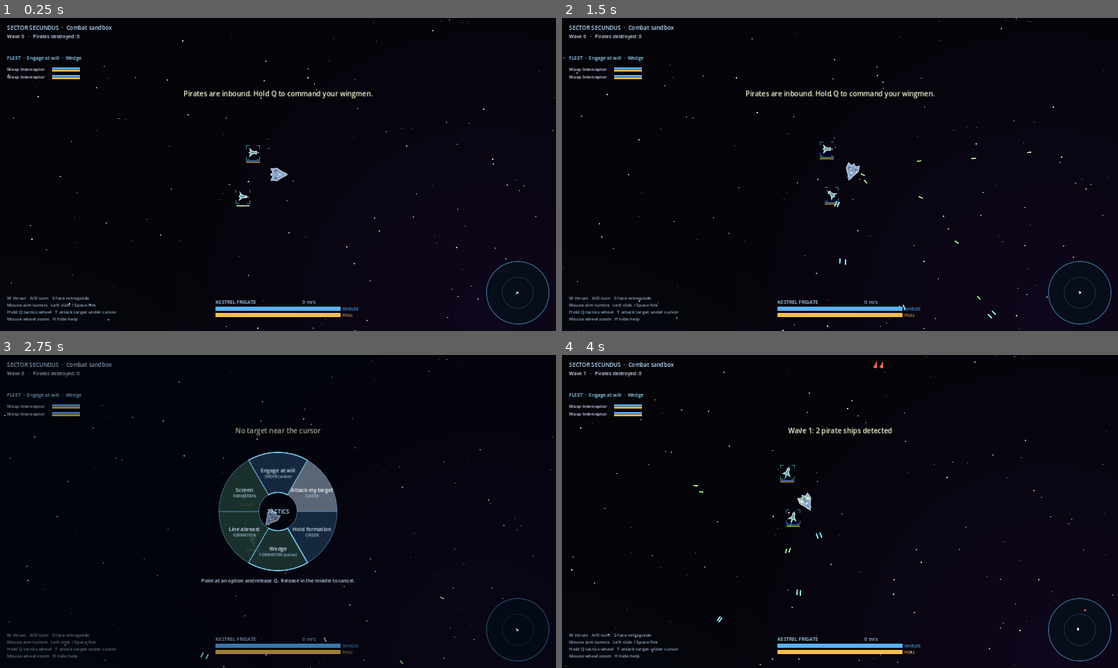
Above: before the commit, frames 1-4 (two rows, left to right).
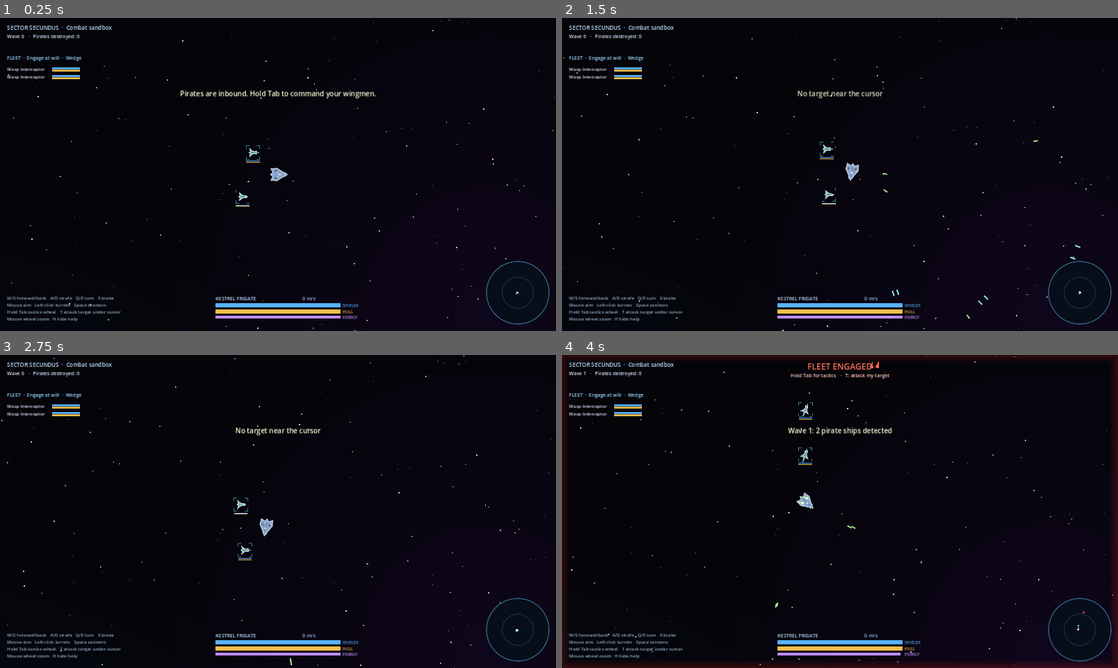
Above: after the commit, the same moments.

Repository: Donkey-Haute-01000001/Starry-Cluster
Game: Godot game, scene res://scenes/main.tscn
The game is run twice, just before and just after one commit, with the same random seed, the same clock (stepped at 60 frames per second) and the same inputs.
Inputs (mouse positions are in pixels of both pictures, inside the frame that each line leads up to):
- Up to frame 1 (0.25 s): no input
- Up to frame 2 (1.5 s): move the mouse to (962, 158) at 0.52 s; hold Right (turn_right) 0.53-1.25 s; hold Space (fire, bound only before the commit) 0.53-1.25 s; click (962, 158) at 0.67 s; tap Tab (tactics, bound only after the commit) at 0.8 s; drag from (728, 190) to (812, 237) at 1.27 s
- Up to frame 3 (2.75 s): move the mouse to (333, 442) at 2.02 s; hold Right (turn_right) from 2.03 s (still down); hold Q (tactics, bound only before the commit) from 2.03 s (still down); click (333, 442) at 2.17 s; tap T (target) at 2.3 s
- Up to frame 4 (4 s): release Right (turn_right) at 2.75 s; release Q (tactics, bound only before the commit) at 2.75 s; drag from (812, 574) to (673, 464) at 2.77 s; move the mouse to (1006, 558) at 3.52 s; press the mouse at (1006, 558) at 3.53 s; hold Left (turn_left) from 3.53 s (still down); tap E at 3.8 s

The runs differ from the first frame. In frame 1, 2.0% of the frame differs, in the area x 2-68%, y 23-97%; in frame 2, 2.2%; in frame 3, 8.7%, in the area x 0-100%, y 0-100%; in frame 4, 5.3%.

Commit message:
Rework flight and controls to the locked design
- Newtonian flight with no drag and a hard top speed per hull
- Ship-relative omni thrusters: W/S forward/back, A/D strafe, Q/E turn
- Hold X for brake assist using the real thrusters
- Left click fires turrets, Space fires forward cannons, Tab opens tactics
- Built-in reactor and energy bar: guns, shield recharge and thrusters draw
- AI flies with the new model; HUD shows energy, brake and drift marker

Co-Authored-By: Claude Opus 5.5 <noreply@anthropic.com>
Claude-Session: https://claude.ai/code/session_01YXxgp1YtVA7C529zjxE9bR

Diff:
--- a/scripts/ai_controller.gd
+++ b/scripts/ai_controller.gd
@@ -69,9 +69,11 @@
 	if _valid(target):
 		_attack(delta, target)
 	else:
-		ship.in_thrust = 0.0
+		# Nothing to fight: kill the drift and wait.
+		ship.in_move = Vector2.ZERO
 		ship.in_turn = 0.0
-		ship.in_fire = false
+		ship.in_brake = true
+		_set_fire(false)
 
 
 # --- Behaviours ----------------------------------------------------------
@@ -81,7 +83,8 @@
 	var dist := to_t.length()
 	var lead := _lead_point(t)
 	ship.aim_point = lead
-	ship.in_fire = dist < ship.max_range() * 1.05
+	ship.in_brake = false
+	_set_fire(dist < ship.max_range() * 1.05)
 
 	if ship.def["role"] == "gunship":
 		# Orbit at turret range, nose roughly toward the target for any forward guns.
@@ -95,13 +98,17 @@
 	if _state == "extend":
 		var away := (-to_t).normalized().rotated(0.6 * _orbit_dir)
 		_face(away.angle())
-		ship.in_thrust = 1.0
+		ship.in_move = Vector2(1.0, 0.0)
 		if _state_t <= 0.0 or dist > ship.max_range() * 0.9:
 			_state = "attack"
 		return
 	_face((lead - ship.global_position).angle())
 	var facing_err := absf(wrapf((lead - ship.global_position).angle() - ship.rotation, -PI, PI))
-	ship.in_thrust = 1.0 if facing_err < 0.6 and dist > 140.0 else 0.3
+	# Main engine toward the target; side thrusters cancel drift across the line of attack.
+	var want_vel := t.velocity + to_t.normalized() * ship.max_speed
+	var local_dv := (want_vel - ship.velocity).rotated(-ship.rotation)
+	var fwd := 1.0 if facing_err < 0.6 and dist > 140.0 else 0.3
+	ship.in_move = Vector2(fwd, clampf(local_dv.y / 150.0, -1.0, 1.0))
 	if dist < 150.0 + ship.radius + t.radius:
 		_state = "extend"
 		_state_t = randf_range(0.8, 1.4)
@@ -111,26 +118,39 @@
 func _shoot_at(t: Ship) -> void:
 	if _valid(t):
 		ship.aim_point = _lead_point(t)
-		ship.in_fire = true
+		_set_fire(true)
 	else:
 		ship.aim_point = ship.global_position + ship.forward() * 200.0
-		ship.in_fire = false
+		_set_fire(false)
+
+
+func _set_fire(on: bool) -> void:
+	ship.in_fire_aimed = on
+	ship.in_fire_fixed = on
 
 
 ## Steer toward a point while matching a reference velocity; settle facing rest_heading.
+## With no drag the AI has to burn against its own drift, using every thruster it has.
 func _fly_to(point: Vector2, match_vel: Vector2, rest_heading: float) -> void:
+	ship.in_brake = false
 	var offset := point - ship.global_position
 	var desired := match_vel + offset.limit_length(ship.max_speed) * 1.6
 	desired = desired.limit_length(ship.max_speed)
 	var dv := desired - ship.velocity
-	if dv.length() < 25.0 and offset.length() < 40.0:
+	if dv.length() < 15.0 and offset.length() < 40.0:
 		_face(rest_heading)
-		ship.in_thrust = 0.0
+		ship.in_move = Vector2.ZERO
 		return
-	var want := dv.angle()
-	_face(want)
-	var err := absf(wrapf(want - ship.rotation, -PI, PI))
-	ship.in_thrust = clampf(dv.length() / 120.0, 0.0, 1.0) if err < 0.45 else 0.0
+	# Big corrections: point the main engine at the burn. Small ones: keep facing
+	# where we want to and trim with the maneuvering thrusters.
+	if dv.length() > 160.0:
+		_face(dv.angle())
+	else:
+		_face(rest_heading)
+	var local := dv.rotated(-ship.rotation)
+	var cap_x := ship.accel if local.x > 0.0 else ship.reverse_accel
+	ship.in_move = Vector2(clampf(local.x / (cap_x * 0.25), -1.0, 1.0),
+		clampf(local.y / (ship.side_accel * 0.25), -1.0, 1.0))
 
 
 func _face(angle: float) -> void:
--- a/scripts/data.gd
+++ b/scripts/data.gd
@@ -1,28 +1,31 @@
 extends Node
 ## Game content, kept as data so new ships and weapons are easy to add.
 ## Ships face +X (to the right) at rotation 0. Units: pixels, seconds, degrees.
+## Hulls: "accel" is the main engine; "side_thrust" and "reverse_thrust" are the
+## maneuvering thrusters as a fraction of it. "energy" is the built-in reactor's
+## capacity and "energy_regen" its output per second. Weapons cost "energy" per shot.
 
 var weapons := {
 	# Fixed guns: fire straight ahead (with a small gimbal). Hit harder for the space they use.
 	"pulse_cannon": {
 		"name": "Pulse Cannon", "kind": "gun",
-		"damage": 16.0, "cooldown": 0.16, "speed": 1050.0, "range": 760.0,
+		"damage": 16.0, "cooldown": 0.16, "energy": 3.0, "speed": 1050.0, "range": 760.0,
 		"gimbal": 8.0, "spread": 1.5, "color": Color(0.55, 0.9, 1.0), "size": 3.0,
 	},
 	"raider_gun": {
 		"name": "Scrap Blaster", "kind": "gun",
-		"damage": 9.0, "cooldown": 0.22, "speed": 900.0, "range": 650.0,
+		"damage": 9.0, "cooldown": 0.22, "energy": 2.0, "speed": 900.0, "range": 650.0,
 		"gimbal": 5.0, "spread": 3.0, "color": Color(1.0, 0.55, 0.3), "size": 3.0,
 	},
 	# Turrets: rotate toward the aim point at a limited traverse speed.
 	"light_turret": {
 		"name": "Light Turret", "kind": "turret",
-		"damage": 9.0, "cooldown": 0.2, "speed": 820.0, "range": 640.0,
+		"damage": 9.0, "cooldown": 0.2, "energy": 2.5, "speed": 820.0, "range": 640.0,
 		"traverse": 200.0, "spread": 2.0, "color": Color(0.7, 1.0, 0.6), "size": 2.5,
 	},
 	"pirate_turret": {
 		"name": "Rusty Turret", "kind": "turret",
-		"damage": 8.0, "cooldown": 0.28, "speed": 700.0, "range": 600.0,
+		"damage": 8.0, "cooldown": 0.28, "energy": 2.0, "speed": 700.0, "range": 600.0,
 		"traverse": 120.0, "spread": 4.0, "color": Color(1.0, 0.75, 0.35), "size": 2.5,
 	},
 }
@@ -31,7 +34,8 @@
 	"kestrel": {
 		"name": "Kestrel Frigate", "role": "gunship",
 		"hull": 650.0, "shields": 450.0, "shield_regen": 30.0, "regen_delay": 2.5,
-		"accel": 300.0, "max_speed": 330.0, "turn": 150.0, "radius": 24.0,
+		"accel": 300.0, "side_thrust": 0.35, "reverse_thrust": 0.35, "max_speed": 330.0, "turn": 150.0, "radius": 24.0,
+		"energy": 260.0, "energy_regen": 50.0,
 		"color": Color(0.55, 0.65, 0.8), "accent": Color(0.3, 0.8, 1.0),
 		"shape": [Vector2(30, 0), Vector2(12, -10), Vector2(-4, -20), Vector2(-22, -18),
 			Vector2(-16, -6), Vector2(-24, 0), Vector2(-16, 6), Vector2(-22, 18),
@@ -47,7 +51,8 @@
 	"wasp": {
 		"name": "Wasp Interceptor", "role": "fighter",
 		"hull": 170.0, "shields": 120.0, "shield_regen": 18.0, "regen_delay": 2.0,
-		"accel": 560.0, "max_speed": 470.0, "turn": 290.0, "radius": 13.0,
+		"accel": 560.0, "side_thrust": 0.6, "reverse_thrust": 0.55, "max_speed": 470.0, "turn": 290.0, "radius": 13.0,
+		"energy": 140.0, "energy_regen": 38.0,
 		"color": Color(0.5, 0.7, 0.75), "accent": Color(0.3, 0.8, 1.0),
 		"shape": [Vector2(16, 0), Vector2(-2, -5), Vector2(-10, -12), Vector2(-8, -3),
 			Vector2(-12, 0), Vector2(-8, 3), Vector2(-10, 12), Vector2(-2, 5)],
@@ -60,7 +65,8 @@
 	"raider": {
 		"name": "Pirate Raider", "role": "fighter",
 		"hull": 140.0, "shields": 70.0, "shield_regen": 12.0, "regen_delay": 2.5,
-		"accel": 480.0, "max_speed": 430.0, "turn": 250.0, "radius": 13.0,
+		"accel": 480.0, "side_thrust": 0.5, "reverse_thrust": 0.45, "max_speed": 430.0, "turn": 250.0, "radius": 13.0,
+		"energy": 120.0, "energy_regen": 30.0,
 		"color": Color(0.6, 0.4, 0.35), "accent": Color(1.0, 0.45, 0.2),
 		"shape": [Vector2(15, 0), Vector2(4, -4), Vector2(-4, -11), Vector2(-12, -9),
 			Vector2(-8, 0), Vector2(-12, 9), Vector2(-4, 11), Vector2(4, 4)],
@@ -73,7 +79,8 @@
 	"marauder": {
 		"name": "Pirate Marauder", "role": "gunship",
 		"hull": 520.0, "shields": 220.0, "shield_regen": 15.0, "regen_delay": 3.0,
-		"accel": 210.0, "max_speed": 250.0, "turn": 100.0, "radius": 26.0,
+		"accel": 210.0, "side_thrust": 0.25, "reverse_thrust": 0.3, "max_speed": 250.0, "turn": 100.0, "radius": 26.0,
+		"energy": 220.0, "energy_regen": 35.0,
 		"color": Color(0.5, 0.38, 0.32), "accent": Color(1.0, 0.45, 0.2),
 		"shape": [Vector2(28, -6), Vector2(28, 6), Vector2(10, 14), Vector2(-10, 22),
 			Vector2(-26, 16), Vector2(-20, 0), Vector2(-26, -16), Vector2(-10, -22),
--- a/scripts/hud.gd
+++ b/scripts/hud.gd
@@ -9,6 +9,7 @@
 const COL_HULL := Color(0.95, 0.75, 0.3)
 const COL_ENEMY := Color(1.0, 0.4, 0.3)
 const COL_FRIEND := Color(0.4, 0.9, 1.0)
+const COL_ENERGY := Color(0.75, 0.55, 1.0)
 
 
 func _process(_delta: float) -> void:
@@ -44,7 +45,7 @@
 			var inset := float(k) * 6.0
 			draw_rect(Rect2(Vector2(inset, inset), vp - Vector2(inset, inset) * 2.0), Color(1.0, 0.15, 0.1, a * (1.0 - k * 0.25)), false, 6.0)
 		_text(Vector2(vp.x * 0.5, 42), "FLEET ENGAGED", 24, Color(1.0, 0.45, 0.35), true)
-		_text(Vector2(vp.x * 0.5, 64), "Hold Q for tactics   ·   T: attack my target", 14, Color(1.0, 0.8, 0.75), true)
+		_text(Vector2(vp.x * 0.5, 64), "Hold Tab for tactics   ·   T: attack my target", 14, Color(1.0, 0.8, 0.75), true)
 
 	# Brackets on fleet ships and enemies, and arrows to enemies off screen.
 	for s in get_tree().get_nodes_in_group("ships"):
@@ -75,14 +76,24 @@
 
 	# Flagship status, bottom centre.
 	var p: Ship = main.player
-	var base := Vector2(vp.x * 0.5 - 180, vp.y - 70)
+	var base := Vector2(vp.x * 0.5 - 180, vp.y - 80)
 	if p and is_instance_valid(p) and p.alive:
 		_text(base + Vector2(0, -8), p.def["name"].to_upper(), 14, Color(0.7, 0.85, 1.0))
 		_text(base + Vector2(250, -8), "%d m/s" % int(p.velocity.length()), 14, Color(0.6, 0.75, 0.9))
 		_bar(Rect2(base, Vector2(360, 12)), p.shields / p.max_shields, COL_SHIELD)
 		_bar(Rect2(base + Vector2(0, 18), Vector2(360, 12)), p.hull_hp / p.max_hull, COL_HULL)
+		_bar(Rect2(base + Vector2(0, 36), Vector2(360, 8)), p.energy / p.max_energy, COL_ENERGY)
 		_text(base + Vector2(366, 11), "SHIELDS", 11, COL_SHIELD)
 		_text(base + Vector2(366, 29), "HULL", 11, COL_HULL)
+		_text(base + Vector2(366, 45), "ENERGY", 11, COL_ENERGY)
+		if p.in_brake:
+			_text(base + Vector2(130, -8), "BRAKE", 14, Color(1.0, 0.85, 0.4))
+		# Velocity marker: where your drift is taking you.
+		if p.velocity.length() > 20.0:
+			var sp := _to_screen(p.global_position)
+			var vp_end := sp + p.velocity.normalized() * (40.0 + 60.0 * p.velocity.length() / p.max_speed)
+			draw_line(sp, vp_end, Color(0.6, 0.9, 1.0, 0.35), 1.5)
+			draw_circle(vp_end, 3.0, Color(0.6, 0.9, 1.0, 0.6))
 	else:
 		_text(Vector2(vp.x * 0.5, vp.y * 0.45), "FLAGSHIP DESTROYED", 34, COL_ENEMY, true)
 		_text(Vector2(vp.x * 0.5, vp.y * 0.45 + 34), "Press R to restart", 18, Color(1, 1, 1), true)
@@ -111,9 +122,9 @@
 	_draw_radar(Vector2(vp.x - 110, vp.y - 110), 90.0)
 
 	if show_help:
-		var lines := ["W thrust   A/D turn   S face retrograde",
-			"Mouse aim turrets   Left click / Space fire",
-			"Hold Q tactics wheel   T attack target under cursor",
+		var lines := ["W/S forward/back   A/D strafe   Q/E turn   X brake",
+			"Mouse aim   Left click turrets   Space cannons",
+			"Hold Tab tactics wheel   T attack target under cursor",
 			"Mouse wheel zoom   H hide help"]
 		for i in lines.size():
 			_text(Vector2(20, vp.y - 90 + i * 20), lines[i], 13, Color(0.7, 0.8, 0.9, 0.85))
--- a/scripts/main.gd
+++ b/scripts/main.gd
@@ -93,13 +93,15 @@
 		player.controller = PlayerController.new(player, self)
 	for i in 2:
 		add_escort("wasp", Vector2(-80 - 40 * i, 70 * (1 if i % 2 else -1)))
-	show_message("Pirates are inbound. Hold Q to command your wingmen.", 5.0)
+	show_message("Pirates are inbound. Hold Tab to command your wingmen.", 5.0)
 
 
 func _setup_input() -> void:
 	var keys := {
-		"thrust": [KEY_W, KEY_UP], "turn_left": [KEY_A, KEY_LEFT], "turn_right": [KEY_D, KEY_RIGHT],
-		"reverse": [KEY_S, KEY_DOWN], "fire": [KEY_SPACE], "tactics": [KEY_Q], "target": [KEY_T],
+		"thrust_forward": [KEY_W, KEY_UP], "thrust_back": [KEY_S, KEY_DOWN],
+		"strafe_left": [KEY_A], "strafe_right": [KEY_D],
+		"turn_left": [KEY_Q, KEY_LEFT], "turn_right": [KEY_E, KEY_RIGHT],
+		"brake": [KEY_X], "fire_fixed": [KEY_SPACE], "tactics": [KEY_TAB], "target": [KEY_T],
 		"restart": [KEY_R], "toggle_help": [KEY_H, KEY_F1],
 	}
 	for action in keys:
@@ -109,9 +111,11 @@
 			var ev := InputEventKey.new()
 			ev.physical_keycode = k
 			InputMap.action_add_event(action, ev)
+	if not InputMap.has_action("fire_aimed"):
+		InputMap.add_action("fire_aimed")
 	var mb := InputEventMouseButton.new()
 	mb.button_index = MOUSE_BUTTON_LEFT
-	InputMap.action_add_event("fire", mb)
+	InputMap.action_add_event("fire_aimed", mb)
 
 
 # --- Spawning ------------------------------------------------------------
@@ -410,7 +414,7 @@
 	if frame % 600 == 0:
 		var hp := "dead"
 		if is_instance_valid(player):
-			hp = "%d/%d" % [int(player.shields), int(player.hull_hp)]
+			hp = "%d/%d e=%d" % [int(player.shields), int(player.hull_hp), int(player.energy)]
 		print("[autotest] t=%.0fs wave=%d kills=%d escort_losses=%d hostiles=%d escorts=%d player=%s projectiles=%d" % [
 			_autotest_t, wave, kills, _losses, hostile_count(), escorts.size(), hp, fx.projectiles.size()])
 	if _autotest_t >= 120.0 or not is_instance_valid(player):
--- a/scripts/player_controller.gd
+++ b/scripts/player_controller.gd
@@ -1,6 +1,8 @@
 class_name PlayerController
 extends RefCounted
-## Keyboard flies the ship (rotate + thrust), the mouse aims turrets and gun gimbals.
+## Ship-relative flight: W/S forward and back, A/D strafe, Q/E turn, X brake assist.
+## The camera never rotates. The mouse aims turrets and gimbals.
+## Left click fires aimable weapons, Space fires the forward cannons.
 
 var ship: Ship
 var main: Node
@@ -12,20 +14,26 @@
 
 
 func update(_delta: float) -> void:
+	var move := Vector2.ZERO
+	if Input.is_action_pressed("thrust_forward"):
+		move.x += 1.0
+	if Input.is_action_pressed("thrust_back"):
+		move.x -= 1.0
+	if Input.is_action_pressed("strafe_right"):
+		move.y += 1.0
+	if Input.is_action_pressed("strafe_left"):
+		move.y -= 1.0
+	ship.in_move = move
+
 	var turn := 0.0
 	if Input.is_action_pressed("turn_left"):
 		turn -= 1.0
 	if Input.is_action_pressed("turn_right"):
 		turn += 1.0
-	ship.in_thrust = 1.0 if Input.is_action_pressed("thrust") else 0.0
-
-	# "Reverse" turns the ship to face against its motion, Endless Sky style,
-	# so you can burn to slow down.
-	if Input.is_action_pressed("reverse") and turn == 0.0 and ship.velocity.length() > 10.0:
-		var want := (-ship.velocity).angle()
-		var diff := wrapf(want - ship.rotation, -PI, PI)
-		turn = clampf(diff / (ship.turn_rate * 0.08), -1.0, 1.0)
 	ship.in_turn = turn
+	ship.in_brake = Input.is_action_pressed("brake")
 
 	ship.aim_point = main.mouse_world()
-	ship.in_fire = Input.is_action_pressed("fire") and not main.wheel_open()
+	var free: bool = not main.wheel_open()
+	ship.in_fire_aimed = free and Input.is_action_pressed("fire_aimed")
+	ship.in_fire_fixed = free and Input.is_action_pressed("fire_fixed")
--- a/scripts/ship.gd
+++ b/scripts/ship.gd
@@ -20,22 +20,34 @@
 var shield_regen := 0.0
 var regen_delay := 2.0
 var since_hit := 99.0
-var accel := 300.0
-var max_speed := 300.0
+var accel := 300.0            ## main engine (forward) acceleration
+var side_accel := 100.0       ## maneuvering thrusters, sideways
+var reverse_accel := 100.0    ## maneuvering thrusters, backwards
+var max_speed := 300.0        ## hard cap; thrust past it only changes direction
 var turn_rate := 3.0
+var max_energy := 200.0
+var energy := 200.0
+var energy_regen := 50.0
 var radius := 20.0
 var mounts: Array = []
 var alive := true
 
 # Inputs, written by the controller.
-var in_thrust := 0.0          ## 0..1 forward thrust
+var in_move := Vector2.ZERO   ## ship-relative thrust: x forward(+)/back(-), y right(+)/left(-), each -1..1
 var in_turn := 0.0            ## -1..1
-var in_fire := false
+var in_brake := false         ## brake assist: fire whichever thrusters oppose the drift
+var in_fire_aimed := false    ## turrets (and gimbals) at the aim point
+var in_fire_fixed := false    ## forward cannons
 var aim_point := Vector2.ZERO ## world-space point turrets and gimbals aim at
+
+## Thrust actually produced last tick, ship-relative and 0..1 per axis, for drawing.
+var thrust_out := Vector2.ZERO
+
+const THRUST_ENERGY := 12.0   ## energy per second at full main-engine thrust
+const SHIELD_ENERGY := 0.5    ## energy per point of shield recharged
 
 var _shield_flash := 0.0
 var _hull_flash := 0.0
-var _flame := 0.0
 
 
 func setup(id: String, p_team: int, p_main: Node) -> void:
@@ -50,7 +62,12 @@
 	shield_regen = def["shield_regen"]
 	regen_delay = def["regen_delay"]
 	accel = def["accel"]
+	side_accel = accel * def["side_thrust"]
+	reverse_accel = accel * def["reverse_thrust"]
 	max_speed = def["max_speed"]
+	max_energy = def["energy"]
+	energy = max_energy
+	energy_regen = def["energy_regen"]
 	turn_rate = deg_to_rad(def["turn"])
 	radius = def["radius"]
 	mounts.clear()
@@ -83,20 +100,17 @@
 	if controller:
 		controller.update(delta)
 
-	# Flight: rotate and thrust with inertia, like a real ship in space.
+	energy = minf(max_energy, energy + energy_regen * delta)
 	rotation = wrapf(rotation + clampf(in_turn, -1.0, 1.0) * turn_rate * delta, -PI, PI)
-	if in_thrust > 0.0:
-		velocity += forward() * accel * in_thrust * delta
-	# Light drag so ships coast but settle, then a hard cap at top speed.
-	velocity -= velocity * (accel / max_speed) * 0.12 * delta
-	velocity = velocity.limit_length(max_speed)
+	_apply_thrust(delta)
 	position += velocity * delta
-	_flame = lerpf(_flame, in_thrust, 12.0 * delta)
-
-	# Shields recharge after a short delay without taking hits.
+
+	# Shields recharge after a short delay without taking hits, paid for with energy.
 	since_hit += delta
-	if since_hit > regen_delay:
-		shields = minf(max_shields, shields + shield_regen * delta)
+	if since_hit > regen_delay and shields < max_shields:
+		var amount := minf(minf(max_shields - shields, shield_regen * delta), energy / SHIELD_ENERGY)
+		shields += amount
+		energy -= amount * SHIELD_ENERGY
 
 	_update_weapons(delta)
 	_shield_flash = maxf(0.0, _shield_flash - delta * 3.0)
@@ -104,18 +118,52 @@
 	queue_redraw()
 
 
+## Newtonian flight: no drag, so you coast until you burn against your motion.
+## Every ship has a strong main engine and weaker side and reverse thrusters,
+## always relative to where the ship points.
+func _apply_thrust(delta: float) -> void:
+	var cmd := Vector2(clampf(in_move.x, -1.0, 1.0), clampf(in_move.y, -1.0, 1.0))
+	if in_brake and velocity.length() > 1.0:
+		# Brake assist uses the real thrusters: each axis pushes against the drift,
+		# so a ship facing its motion brakes slowly and one facing away brakes fast.
+		var local := (-velocity).rotated(-rotation)
+		var cap_x := accel if local.x > 0.0 else reverse_accel
+		var bx := clampf(local.x / maxf(cap_x * delta, 0.001), -1.0, 1.0)
+		var by := clampf(local.y / maxf(side_accel * delta, 0.001), -1.0, 1.0)
+		if cmd.x == 0.0:
+			cmd.x = bx
+		if cmd.y == 0.0:
+			cmd.y = by
+	var a := Vector2(cmd.x * (accel if cmd.x > 0.0 else reverse_accel), cmd.y * side_accel)
+	# Thrusters draw on the reactor. On an empty bar they still fire at half power.
+	var draw := (absf(a.x) + absf(a.y)) / accel * THRUST_ENERGY * delta
+	var power := 1.0
+	if draw > 0.0:
+		if energy >= draw:
+			energy -= draw
+		else:
+			power = 0.5
+			energy = 0.0
+	velocity += a.rotated(rotation) * power * delta
+	# Hard top speed: thrust past it only changes direction, never adds speed.
+	velocity = velocity.limit_length(max_speed)
+	thrust_out = thrust_out.lerp(cmd * power, clampf(12.0 * delta, 0.0, 1.0))
+
+
 func _update_weapons(delta: float) -> void:
 	for m in mounts:
 		m["cooldown"] -= delta
 		var w: Dictionary = m["weapon"]
 		var world_pos: Vector2 = to_global(m["pos"])
 		var desired_local: float = wrapf((aim_point - world_pos).angle() - rotation, -PI, PI)
+		var firing := in_fire_aimed
 		if w["kind"] == "turret":
 			m["angle"] = rotate_toward(m["angle"], desired_local, deg_to_rad(w["traverse"]) * delta)
 		else:
 			var g := deg_to_rad(w["gimbal"])
 			m["angle"] = rotate_toward(m["angle"], clampf(desired_local, -g, g), deg_to_rad(240.0) * delta)
-		if not in_fire or m["cooldown"] > 0.0:
+			firing = in_fire_fixed
+		if not firing or m["cooldown"] > 0.0:
 			continue
 		# The AI only fires a mount when it is actually lined up and in range.
 		if not is_player:
@@ -125,6 +173,10 @@
 			var tol := deg_to_rad(6.0) if w["kind"] == "turret" else deg_to_rad(w["gimbal"] + 4.0)
 			if absf(wrapf(desired_local - m["angle"], -PI, PI)) > tol:
 				continue
+		var cost: float = w.get("energy", 0.0)
+		if energy < cost:
+			continue
+		energy -= cost
 		m["cooldown"] = w["cooldown"]
 		var dir: float = rotation + m["angle"] + deg_to_rad(randf_range(-w["spread"], w["spread"]))
 		main.spawn_projectile(world_pos, dir, w, self)
@@ -160,10 +212,12 @@
 	var shape := PackedVector2Array(def["shape"])
 	var col: Color = def["color"]
 	var accent: Color = def["accent"]
-	# Engine flames.
-	if _flame > 0.05:
+	# Engine flames for the main engine, small puffs for maneuvering thrusters.
+	_draw_rcs(accent)
+	var main_t := maxf(thrust_out.x, 0.0)
+	if main_t > 0.05:
 		for e in def["engines"]:
-			var length := (10.0 + radius * 0.6) * _flame * randf_range(0.8, 1.15)
+			var length := (10.0 + radius * 0.6) * main_t * randf_range(0.8, 1.15)
 			var ep: Vector2 = e
 			draw_colored_polygon(PackedVector2Array([ep + Vector2(0, -3), ep + Vector2(-length, 0), ep + Vector2(0, 3)]),
 				Color(accent.r, accent.g, accent.b, 0.85))
@@ -190,3 +244,25 @@
 	# Shield shimmer when hit.
 	if _shield_flash > 0.0 and shields > 0.0:
 		draw_arc(Vector2.ZERO, radius + 6.0, 0.0, TAU, 32, Color(0.4, 0.75, 1.0, 0.6 * _shield_flash), 2.0, true)
+
+
+## Small jets on the hull edges: nose jets for reverse thrust, flank jets for strafing.
+func _draw_rcs(accent: Color) -> void:
+	var col := Color(accent.r, accent.g, accent.b, 0.7)
+	var jets: Array = []
+	if thrust_out.x < -0.05:
+		var k := -thrust_out.x
+		jets.append([Vector2(radius * 0.7, -radius * 0.35), Vector2(1, -0.3), k])
+		jets.append([Vector2(radius * 0.7, radius * 0.35), Vector2(1, 0.3), k])
+	if absf(thrust_out.y) > 0.05:
+		# Pushing right (+y) fires jets on the left flank (-y side), and vice versa.
+		var side := -signf(thrust_out.y)
+		var k := absf(thrust_out.y)
+		jets.append([Vector2(radius * 0.3, side * radius * 0.6), Vector2(0, side), k])
+		jets.append([Vector2(-radius * 0.5, side * radius * 0.6), Vector2(0, side), k])
+	for j in jets:
+		var p: Vector2 = j[0]
+		var d: Vector2 = (j[1] as Vector2).normalized()
+		var length := (4.0 + radius * 0.35) * float(j[2]) * randf_range(0.7, 1.2)
+		var n := d.orthogonal() * 2.0
+		draw_colored_polygon(PackedVector2Array([p + n, p + d * length, p - n]), col)
--- a/scripts/tactics_wheel.gd
+++ b/scripts/tactics_wheel.gd
@@ -1,6 +1,6 @@
 extends Control
-## Hold Q: time slows and a radial menu of formations and orders appears.
-## Point the mouse at an option and release Q to give the order.
+## Hold Tab: time slows and a radial menu of formations and orders appears.
+## Point the mouse at an option and release Tab to give the order.
 
 var main: Node
 var options := [
@@ -65,7 +65,7 @@
 	var title := "TACTICS"
 	var tw := font.get_string_size(title, HORIZONTAL_ALIGNMENT_LEFT, -1, 16).x
 	draw_string(font, c + Vector2(-tw * 0.5, 6), title, HORIZONTAL_ALIGNMENT_LEFT, -1, 16, Color(0.7, 0.9, 1.0))
-	var hint := "Point at an option and release Q.  Release in the middle to cancel."
+	var hint := "Point at an option and release Tab.  Release in the middle to cancel."
 	var hw := font.get_string_size(hint, HORIZONTAL_ALIGNMENT_LEFT, -1, 14).x
 	draw_string(font, c + Vector2(-hw * 0.5, RADIUS + 34), hint, HORIZONTAL_ALIGNMENT_LEFT, -1, 14, Color(0.75, 0.85, 0.95))
 
